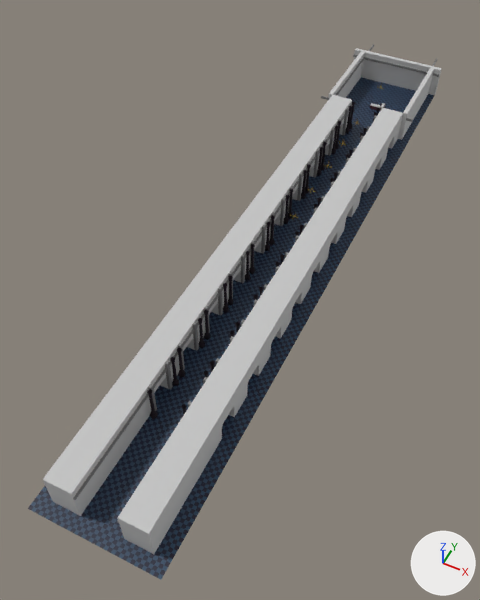
An edit to the Blender file resources/blender/palace2.blend, drawn before and after from the same camera.
The view is the same before and after, from a camera (50 mm lens) standing at (70.0, -270.0, 184.0) and looking at (-11.0, -108.0, -18.0). The axes (+X, +Y, +Z) are drawn at lower right. The lights are the same throughout.
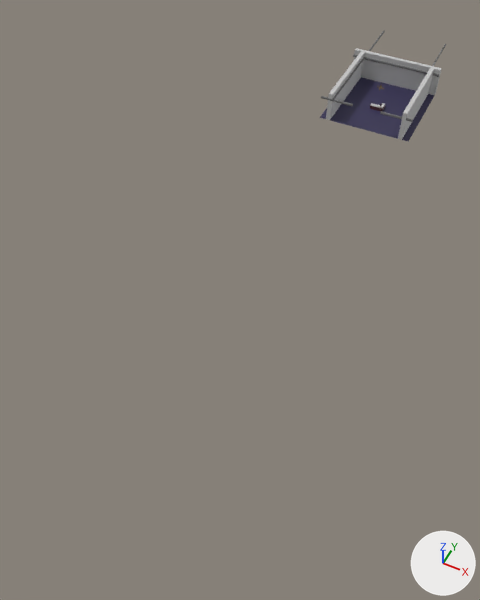
ob_center_001 is not drawn itself; it is used by a modifier of ob_cylinder_001.
ob_intersect is not drawn itself; it is used by a modifier of ob_cube_001.

Boxes (x1, y1, x2, y2) around the edits, measured in the pictures (480 x 600 px):
'Cube.001', deleted
    before: (43, 95, 403, 554)
'Plane', moved, rescaled (72% narrower, 87% shorter)
    before: (28, 77, 435, 579)
    after: (320, 77, 435, 142)
'Cylinder', deleted (black)
    before: (147, 102, 380, 419)
'Cube.002', deleted (black)
    before: (164, 108, 377, 390)
'Cylinder.001', deleted (black)
    before: (170, 106, 377, 386)
'Cube.004', deleted
    before: (73, 104, 352, 523)
'Cube.003', deleted
    before: (148, 119, 370, 411)
'Cube.007', moved, rescaled
    before: (336, 44, 437, 96)
    after: (333, 30, 446, 117)

The change, as a list of edits to the scene's bpy script:
```text
Remove ob_cylinder:
    ob_cylinder = bpy.data.objects.new('Cylinder', me_cylinder)
    ob_cylinder.location = (6.0, 0.0, 7.4)
    ob_cylinder.scale = (0.6, 0.6, 6.63)
    _m = ob_cylinder.modifiers.new('Mirror', 'MIRROR')
    _m.use_mirror_merge = False
    _m.mirror_object = ob_center
    _m = ob_cylinder.modifiers.new('Array', 'ARRAY')
    _m.count = 11
    _m.use_constant_offset = True
    _m.constant_offset_displace = (0.0, -30.0, 0.0)
    _m.use_relative_offset = False
    _m.relative_offset_displace = (0.0, 3.4, 0.0)
Remove ob_cylinder_001:
    ob_cylinder_001 = bpy.data.objects.new('Cylinder.001', me_cylinder_001)
    ob_cylinder_001.location = (6.0, -4.1, 7.4)
    ob_cylinder_001.scale = (0.6, 0.6, 6.63)
    _m = ob_cylinder_001.modifiers.new('Mirror', 'MIRROR')
    _m.use_mirror_merge = False
    _m.mirror_object = ob_center_001
    _m = ob_cylinder_001.modifiers.new('Array', 'ARRAY')
    _m.count = 10
    _m.use_constant_offset = True
    _m.constant_offset_displace = (0.0, -30.0, 0.0)
    _m.use_relative_offset = False
    _m.relative_offset_displace = (0.0, 3.4, 0.0)
Remove ob_cube_001:
    ob_cube_001 = bpy.data.objects.new('Cube.001', me_cube)
    ob_cube_001.location = (12.3, -108.0, 7.0)
    ob_cube_001.scale = (4.88, 110.0, 7.0)
    _m = ob_cube_001.modifiers.new('Mirror', 'MIRROR')
    _m.mirror_object = ob_center
    _m = ob_cube_001.modifiers.new('Boolean', 'BOOLEAN')
    _m.object = ob_intersect
Remove ob_center_001:
    ob_center_001 = bpy.data.objects.new('CENTER.001', None)
    ob_center_001.location = (0.0, -3.338, 0.0)
Remove ob_intersect:
    ob_intersect = bpy.data.objects.new('intersect', me_cube_005)
    ob_intersect.location = (12.79, -11.12, 3.581)
    ob_intersect.scale = (6.86, 4.31, 3.67)
    _m = ob_intersect.modifiers.new('Mirror', 'MIRROR')
    _m.mirror_object = ob_center
    _m = ob_intersect.modifiers.new('Array', 'ARRAY')
    _m.count = 10
    _m.constant_offset_displace = (0.0, -25.0, 0.0)
    _m.relative_offset_displace = (0.0, -2.091, 0.0)
    ob_intersect.hide_set(True)
Remove ob_cube_002:
    ob_cube_002 = bpy.data.objects.new('Cube.002', me_cube_006)
    ob_cube_002.location = (6.9, -6.2, 7.0)
    ob_cube_002.scale = (0.5, 0.65, 7.0)
    _m = ob_cube_002.modifiers.new('Mirror', 'MIRROR')
    _m.mirror_object = ob_center
    _m = ob_cube_002.modifiers.new('Array', 'ARRAY')
    _m.count = 10
    _m.use_constant_offset = True
    _m.constant_offset_displace = (0.0, -27.7, 0.0)
    _m.use_relative_offset = False
    _m.relative_offset_displace = (0.0, 2.1, 0.0)
    _m.use_merge_vertices = True
Remove ob_cube_003:
    ob_cube_003 = bpy.data.objects.new('Cube.003', me_cube_007)
    ob_cube_003.location = (6.9, -16.1, 7.0)
    ob_cube_003.scale = (0.5, 0.65, 7.0)
    _m = ob_cube_003.modifiers.new('Mirror', 'MIRROR')
    _m.mirror_object = ob_center
    _m = ob_cube_003.modifiers.new('Array', 'ARRAY')
    _m.count = 10
    _m.use_constant_offset = True
    _m.constant_offset_displace = (0.0, -27.7, 0.0)
    _m.use_relative_offset = False
Remove ob_cube_004:
    ob_cube_004 = bpy.data.objects.new('Cube.004', me_cube_008)
    ob_cube_004.location = (7.2, -108.0, 11.1)
    ob_cube_004.scale = (0.25, 110.0, 0.5)
    _m = ob_cube_004.modifiers.new('Mirror', 'MIRROR')
    _m.mirror_object = ob_center
Change ob_plane:
    ob_plane.location: (0.0, 24.5, 0.0) -> (0.0, 46.6, 0.0)
    ob_plane.scale: (22.5, 22.5, 18.8) -> (22.5, 4.05, 18.8)
Change ob_cube_007:
    ob_cube_007.location: (17.0, -48.0, 11.1) -> (17.0, 40.8, 11.1)
    ob_cube_007.scale: (0.25, 110.0, 0.5) -> (0.25, 38.3, 0.5)
```
